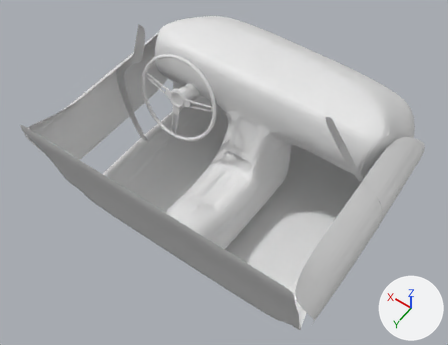
Before and after pictures for a commit that changed the Blender file corvette.blend.
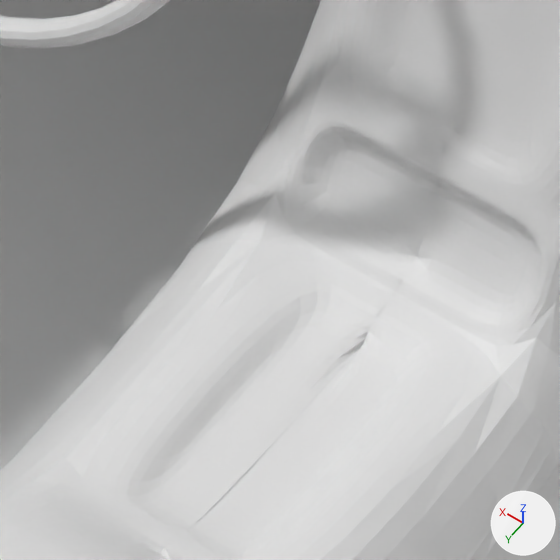
Old and new are each drawn whole from a camera (50 mm lens) standing at (-2.23, 2.87, 5.89) and looking at (-0.01, -0.24, 1.01) and again close up on the part from 41% to 57% of the width and 39% to 59% of the height. The axes (+X, +Y, +Z) are drawn at lower right. The lights are the same throughout.

The scene before the commit, as lines of its bpy script (objects in view):
```python
me_circle_003 = bpy.data.meshes.new('Circle.003')
me_circle_003.from_pydata(...)  # 264 vertices, 205 faces, 13 loose edges; spans x 0.0..1.58, y -2.38..0.87, z 0.28..2.41
me_torus = bpy.data.meshes.new('Torus')
me_torus.from_pydata(...)  # a torus around z (ring radius 0.449, tube radius 0.019) spanning x -0.468..0.468, y -0.468..0.468, z -0.019..0.019
ob_body_001 = bpy.data.objects.new('body.001', me_circle_003)
ob_body_001.location = (0.0, 0.0, 0.0)
_m = ob_body_001.modifiers.new('Mirror', 'MIRROR')
_m = ob_body_001.modifiers.new('Subdivision', 'SUBSURF')
_m.levels = 3
ob_torus = bpy.data.objects.new('Torus', me_torus)
ob_torus.location = (0.73, -0.481, 1.411)
ob_torus.rotation_euler = (1.309, 0.0, -3.142)  # degrees (75, 0, -180)
```
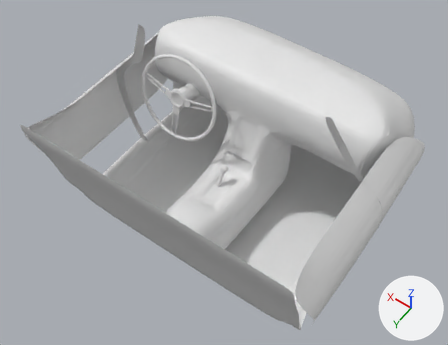
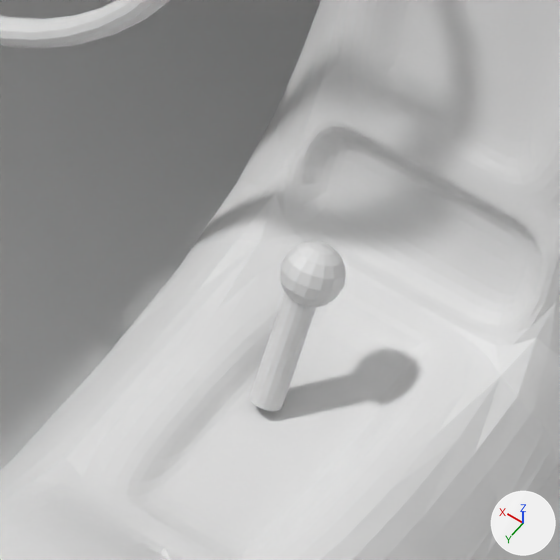
What the commit changed:
Mesh me_cylinder_001 is new.
It has 146 vertices, 146 faces and spans x -0.003..0.081, y -0.362..-0.204, z 0.772..0.987.
Object 'Cylinder.001' (ob_cylinder_001) is new; it shows me_cylinder_001.
Its location is (0.0, 0.0, 0.0).

Changed parts and their boxes [x1, y1, x2, y2] in the close-ups (560 x 560 px):
'Cylinder.001', added
    after: [250, 241, 346, 411]
